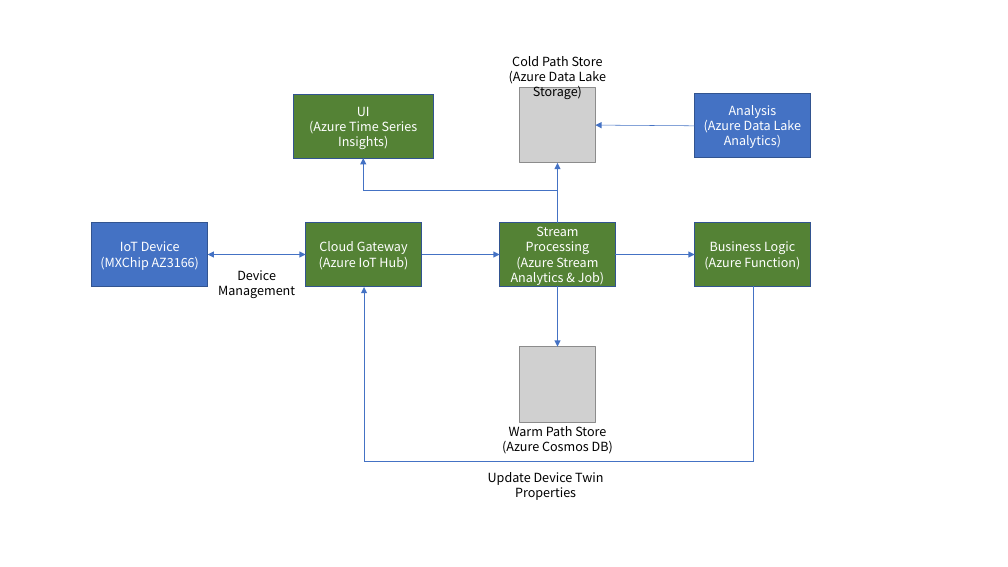
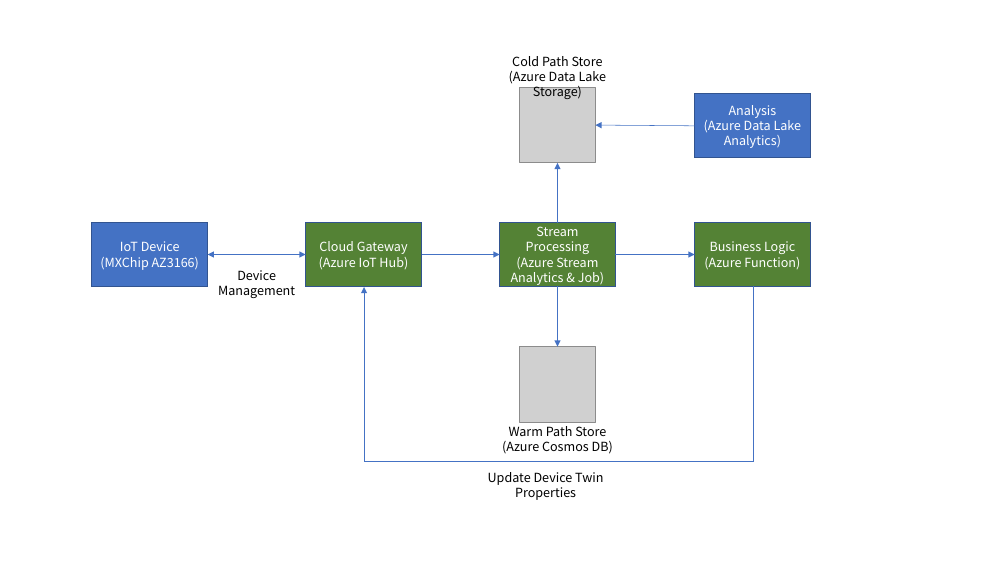
Before and after one commit to zubryan/iot, a slide deck: slide 1 of Lab1/WeatherStationArchitecture-65C3FBA8.pptx. Drawn at 1008x567 pixels with LibreOffice and Linux fonts; fonts in the diff are those of the drawing; grey boxes stand for pictures. Boxes give left, top, right and bottom in pixels: in the first picture for what was removed or moved away, otherwise in the second. Text is boxed around its words. In the diff, an @@ line names an element or a change of style, - is before the commit and + after.

```diff
--- a/Lab1/WeatherStationArchitecture-65C3FBA8.pptx
+++ b/Lab1/WeatherStationArchitecture-65C3FBA8.pptx
@@ rectangle removed at (293, 95, 433, 158) @@
-UI
-(Azure Time Series Insights)
@@ elbow arrow removed from (557, 222) to (364, 158) @@
```
Also in this commit, not shown: 2 other files.
